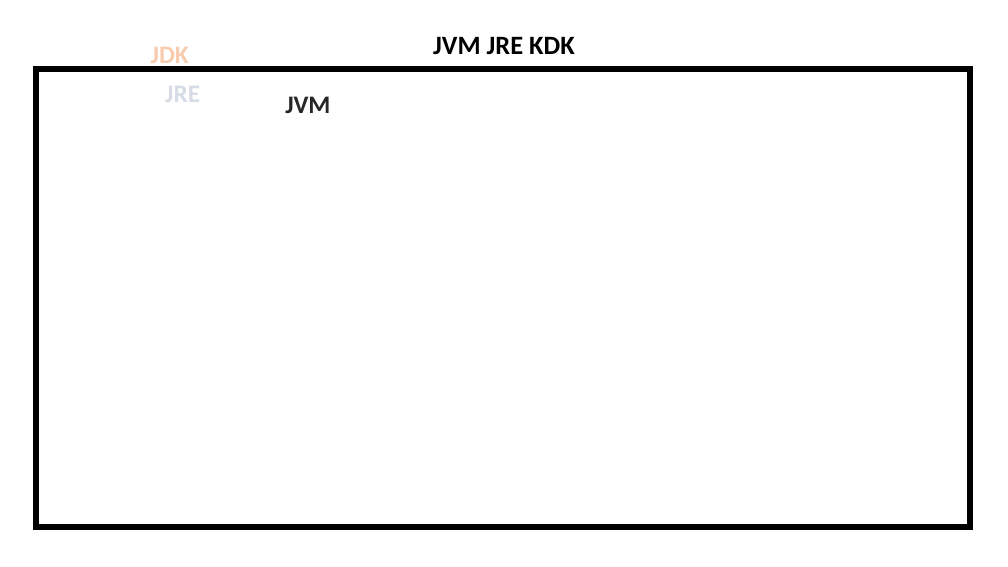
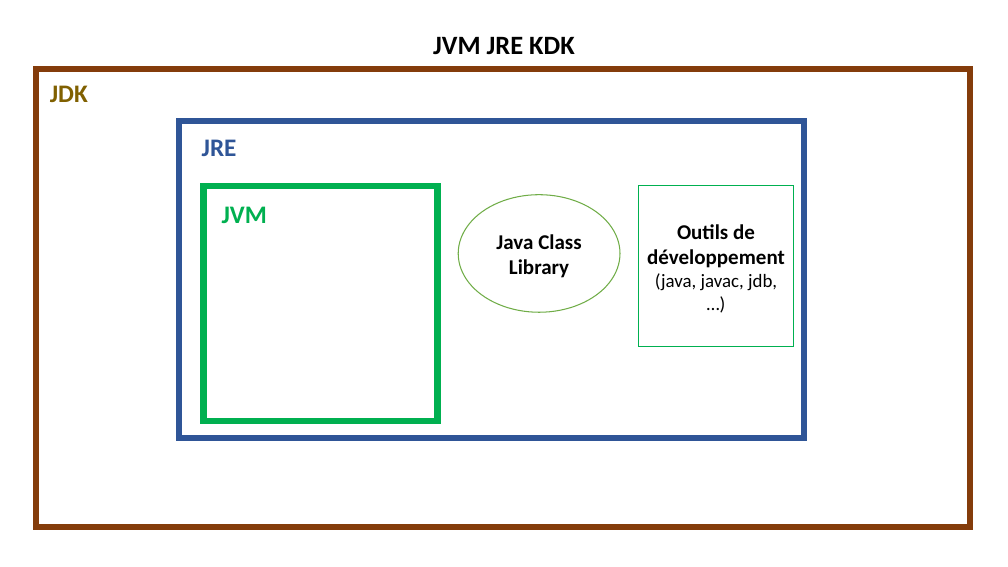
Before and after one commit to Djamelikra/javaSetup, a slide deck: slide 8 of javaInstall/Installer l’environnement de développement java.pptx. Drawn at 1008x567 pixels with LibreOffice and Linux fonts; fonts in the diff are those of the drawing. Boxes give left, top, right and bottom in pixels: in the first picture for what was removed or moved away, otherwise in the second. Text is boxed around its words. In the diff, an @@ line names an element or a change of style, - is before the commit and + after.

```diff
--- a/javaInstall/Installer l’environnement de développement java.pptx
+++ b/javaInstall/Installer l’environnement de développement java.pptx
@@ rectangle at <box>36,69,970,527</box>: outline #000000 6 pt to #843C0B 6 pt @@
@@ text "JDK": place and size @@
-text "JDK" at <box>151,47,189,69</box>
+text "JDK" at <box>50,85,88,102</box>
@@ text "JDK" at <box>50,85,88,102</box>: text colour #F8CBAD to #806000 @@
@@ rectangle added at <box>179,121,805,439</box>, fill #FFFFFF, outline #2F5597 6 pt @@
@@ text "JRE": place and size @@
-text "JRE" at <box>165,86,200,102</box>
+text "JRE" at <box>202,139,237,156</box>
@@ text "JRE" at <box>202,139,237,156</box>: text colour pattern #44546A on #D6DCE5 to #2F5597 @@
@@ rectangle added at <box>203,186,438,421</box>, fill #FFFFFF, outline #00B050 6 pt @@
@@ text "JVM": place and size @@
-text "JVM" at <box>285,96,330,113</box>
+text "JVM" at <box>222,206,267,223</box>
@@ text "JVM" at <box>222,206,267,223</box>: text colour #262626 to #00B050 @@
@@ ellipse added at <box>458,195,620,313</box>, fill #FFFFFF, outline #70AD47 1 pt, 20 pt, text #000000, bold @@
+Java Class Library
@@ rectangle added at <box>638,186,794,346</box>, fill #FFFFFF, outline #00B050 1 pt, 20 pt, text #000000, bold @@
+Outils de développement (java, javac, jdb, …)
```
Also in this commit, not shown: 1 other file.
